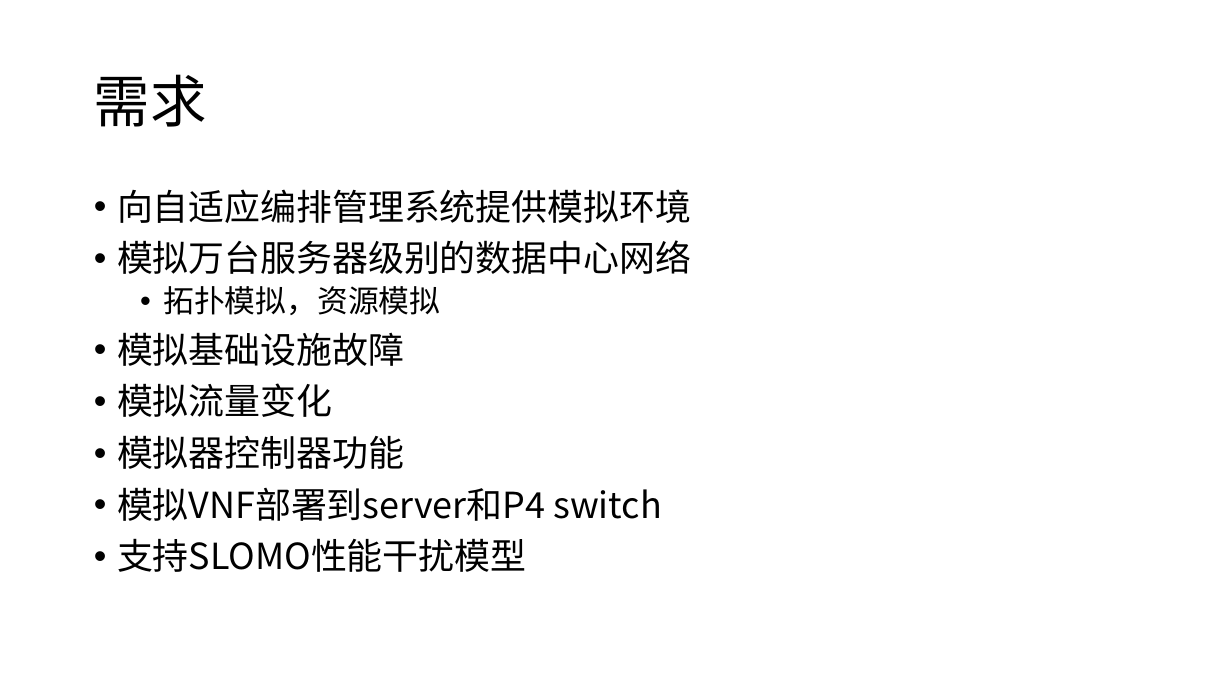
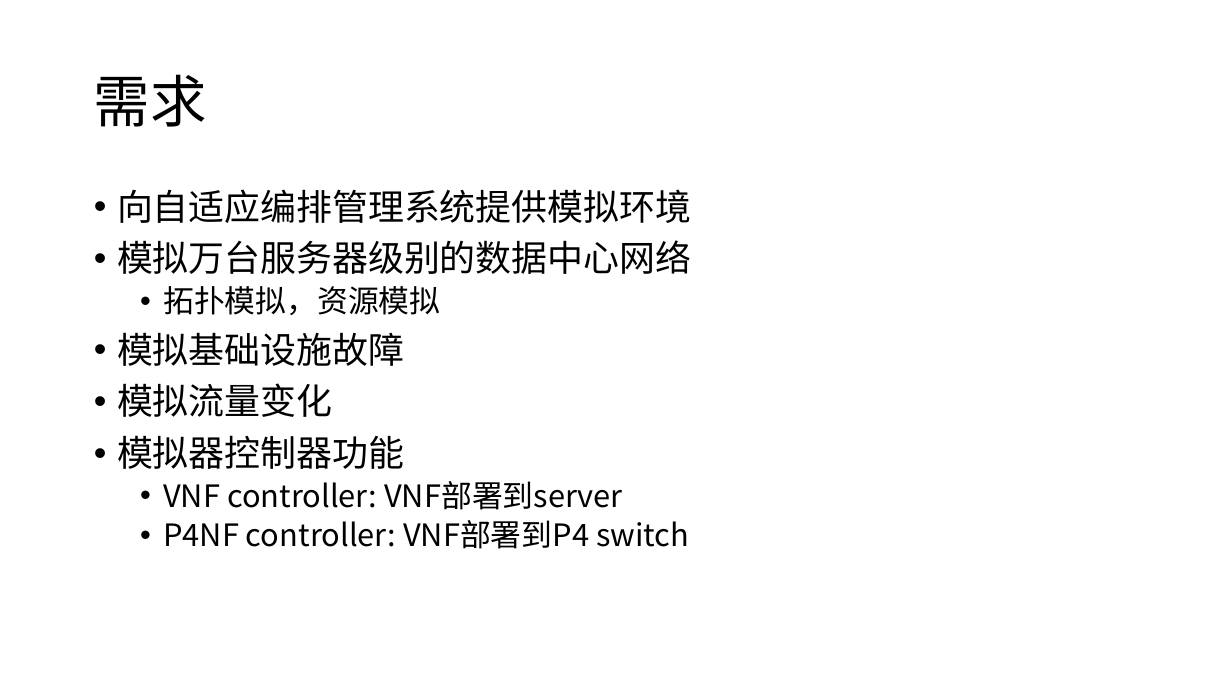
Before and after one commit to magaboomchen/SelfAdaptiveMano, a slide deck: slide 2 of doc/SoftwareDesign/Simulator/SimulatorDesign.pptx. Drawn at 1232x693 pixels with LibreOffice and Linux fonts; fonts in the diff are those of the drawing. Boxes give left, top, right and bottom in pixels: in the first picture for what was removed or moved away, otherwise in the second. Text is boxed around its words. In the diff, an @@ line names an element or a change of style, - is before the commit and + after.

```diff
--- a/doc/SoftwareDesign/Simulator/SimulatorDesign.pptx
+++ b/doc/SoftwareDesign/Simulator/SimulatorDesign.pptx
@@ text at box(163, 481, 689, 549): text changed; size 28 to 24 pt @@
-• 模拟VNF部署到server和P4 switch
-• 支持SLOMO性能干扰模型
+  • VNF controller: VNF部署到server
+  • P4NF controller: VNF部署到P4 switch
```
Also in this commit, not shown: 1 other slide changed, 2 slides removed, 17 other files.
